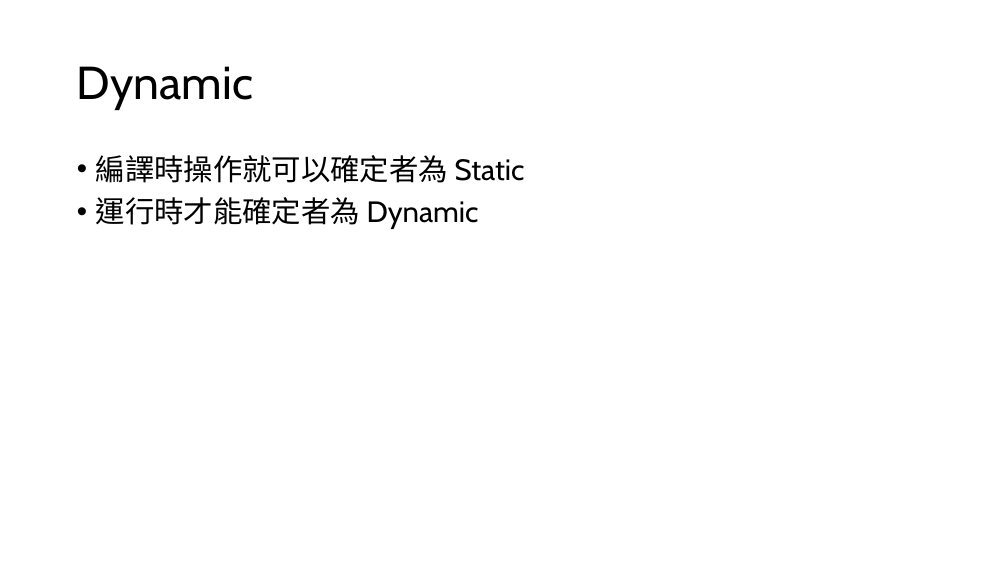
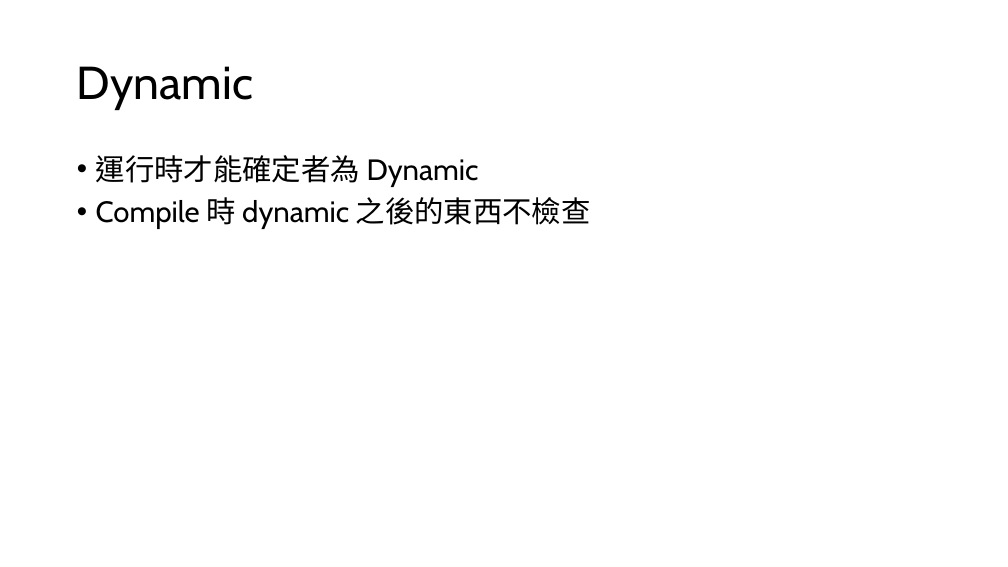
Before and after one commit to BboRainbo/C-Practice, a slide deck: slide 9 of LOG/0119.pptx (slide 8 before the commit). Drawn at 1008x567 pixels with LibreOffice and Linux fonts; fonts in the diff are those of the drawing. Boxes give left, top, right and bottom in pixels: in the first picture for what was removed or moved away, otherwise in the second. Text is boxed around its words. In the diff, an @@ line names an element or a change of style, - is before the commit and + after.

```diff
--- a/LOG/0119.pptx
+++ b/LOG/0119.pptx
@@ text at bbox=[96, 155, 525, 183]: paragraph removed @@
-• 編譯時操作就可以確定者為 Static
@@ text at bbox=[96, 197, 591, 229]: paragraph added @@
+• Compile 時 dynamic 之後的東西不檢查
```
Also in this commit, not shown: 4 other slides changed, 4 slides added, 26 other files.
